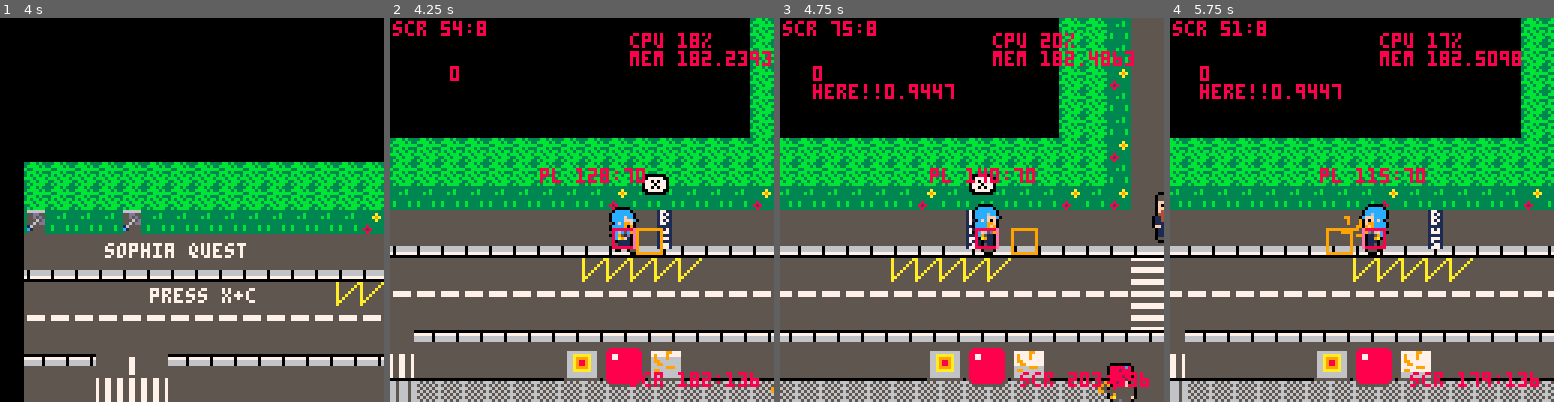
Above: before the commit, frames 1-4 (left to right).
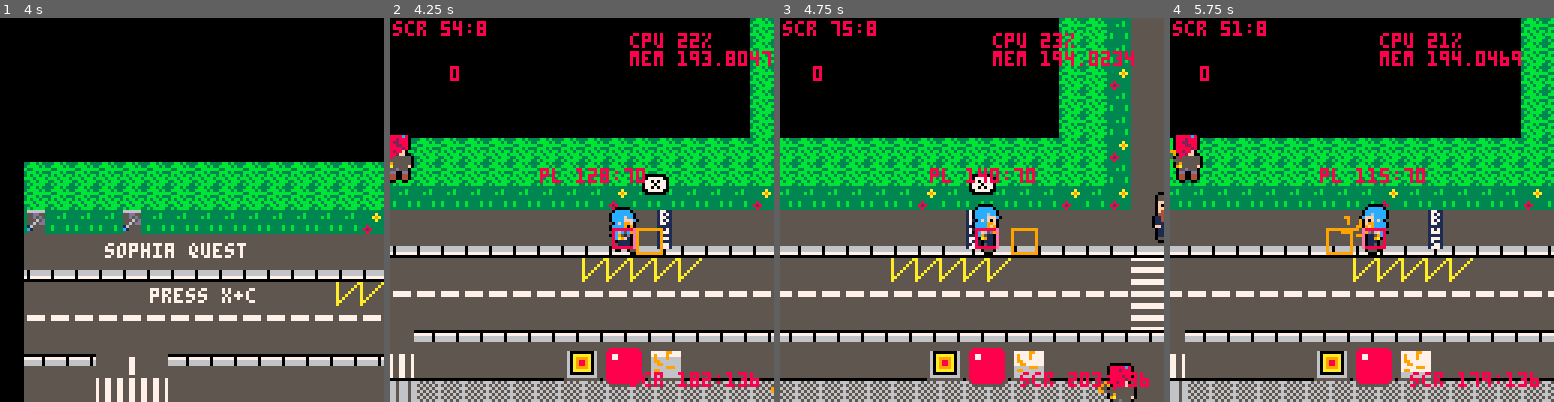
Above: after the commit, the same moments.

Repository: JasonHaenlin/pico-8-sophiaquest
Game: PICO-8 cartridge sophiaquest.p8
Two runs of this game, one before a commit and one after it. Both use one fixed random seed, a clock stepped at 60 frames per second and the inputs below.
Inputs:
- Up to frame 1 (4 s): tap X (X key) at 0.33, 1.07, 1.85, 2.97 s; tap O (Z key) at 0.7, 1.7, 2.1, 2.5, 2.9, 3.3, 3.7 s; hold Right 1.6-2.1 s; hold Up 2.15-2.42 s; hold Right 2.47-3.03 s; hold Left 3.08-3.58 s; hold Down 3.63-3.97 s
- Up to frame 2 (4.25 s): hold Right from 4.02 s (still down); tap X (X key) at 4.08 s; tap O (Z key) at 4.1 s
- Up to frame 3 (4.75 s): tap O (Z key) at 4.5 s; release Right at 4.68 s; hold Up from 4.73 s (still down)
- Up to frame 4 (5.75 s): tap O (Z key) at 4.9, 5.3, 5.7 s; release Up at 5.03 s; hold Left 5.08-5.68 s; tap X (X key) at 5.2 s; hold Down from 5.73 s (still down)

Frame 1 is identical in both runs. In frame 2, 1.0% of the frame differs, in the area x 0-99%, y 3-93%; in frame 3, 1.0%; in frame 4, 1.9%, in the area x 0-91%, y 3-93%.

Commit message:
add heal and coin

Diff:
--- a/sophiaquest.p8
+++ b/sophiaquest.p8
@@ -10,7 +10,7 @@
 immortal_object = 10000
 inf = 10000
 melee, ranged = 1, 20
-nb_of_ennemis = 2
+nb_of_ennemis = 5
 f_heal, f_item, f_door, f_inv, f_obst = 0, 1, 4, 5, 7
 l_player, l_ennemy, l_boss = 50, 10, 150
 walk, stay = "walk", "stay"
@@ -27,6 +27,18 @@
  g_dialogs = {}
  g_menus = {}
  g_ennemies_left=1
+ g_loots = {
+  {
+   obj = "heal",
+   s = 175,
+   drop_rate = 30
+  },
+  {
+   obj = "coin",
+   s = 191,
+   drop_rate = 60
+  }
+ }
 
  _update = update_menu
  init_area()
@@ -380,6 +392,20 @@
  end
 end
 
+function make_loot(x, y, item)
+ local i = make_actor({
+  -- new player char
+  entitie = newentitie(x+((rnd(2)-1)*10), y+((rnd(2)-1)*10), item.s, invisible),
+  -- add a action controller
+  control = controls_loot,
+  -- add a draw controller
+  draw = draw_item,
+  -- set the hitbox
+  box = {x1 = 0, y1 = 0, x2 = 6, y2 = 6},
+ })
+ i.obj = item.obj
+end
+
 
 function trig_btn_hud(self, dist)
  if(btnp(fire2) and dist < 7) then
@@ -424,7 +450,7 @@
     -- add a draw controller
     draw = draw_item,
     -- set the hitbox
-    box = {x1 = 0, y1 = 0, x2 = 7, y2 = 7},
+    box = {x1 = 0, y1 = 0, x2 = 6, y2 = 6},
     })
   end
  end
@@ -586,6 +612,20 @@
   {{f = fu,  flip = false },{f = fu,  flip = fuflip }},
   {{f = fd,  flip = false },{f = fd,  flip = fdflip }}
  }
+end
+
+function controls_loot(self)
+ local dist = distance(self)
+ if (dist < 8) then
+  log(2, self.obj)
+  log(3, g_p.health)
+  if(self.obj == "heal" and g_p.health < l_player) then
+   g_p.health += 10
+   if (g_p.health > l_player) g_p.health = l_player
+   sfx(2)
+   del(g_actors,self)
+  end
+ end
 end
 
 function controls_hud(self)
@@ -812,8 +852,7 @@
  if(is_limit_of_map(x1,y1) or is_limit_of_map(x2,y2)) return
 
  for b in all(g_actors) do
-  if(check_collisions(a, b, x, y) and b.tag ~= invisible) then
-   log(2, "here!!"..rnd(1))
+  if(check_collisions(a, b, x, y) and b.tag ~= invisible and b.tag ~= item) then
    return
   end
  end
@@ -1092,7 +1131,18 @@
 end
 
 function is_dead(a)
- return a.health <= 0
+ if(a.health <= 0) then
+  drop_loot(a)
+  return true
+ end
+ return false
+end
+
+function drop_loot(a)
+ local rndv = flr(rnd(100))
+ for o in all(g_loots) do
+  if(o.drop_rate <= rndv) make_loot(a.x, a.y, o)
+ end
 end
 
 function is_game_done()
@@ -1112,7 +1162,7 @@
  for a in all(g_actors) do
   for b in all(g_actors) do
    if (check_collisions(a, b)) then
-    if (a.tag == bullet and (b.tag == player or b.tab == player)) then
+    if (a.tag == bullet and (b.tag == player or b.tag == ennemy)) then
      b.health -= a.dmg
      local damaged_actor = b
      make_particles(b, 10, 5)
@@ -1220,6 +1270,7 @@
 end
 
 function draw_item(self)
+ palt(black,false)
  spr(self.s,self.x,self.y)
 end
 
@@ -1609,20 +1660,20 @@
 e511115eeee511eee511115ee11ee11eeeee11eee11ee11eeddeeddeeeeddeeeeddeeddee11ee11eeeee11eee11ee11ee00ee00eeeee00eee00ee00eeeeeeeee
 e55ee55eeee55eeee55ee55ee11ee11eeeee11eee11ee11ee44ee44eeee44eeee44ee44ee11ee11eeeee11eee11ee11ee00ee00eeeee00eee00ee00eeeeeeeee
 e55ee55eeee555eee55ee55ee55ee55eeeee555ee55ee55ee44ee44eeee444eee44ee44ee55ee55eeeee555ee55ee55ee00ee00eeeee000ee00ee00eeeeeeeee
-eeeeeeeeeeeeeeeeeeeeeeeeeeeeeeeeeeeeeeeeeeeeeeeeeeeeeeeeeeeeeeeeeeeeeeeeeeeeeeeeeeeeeeeeeeeeeeeeeeeeeeeeeeeeeeeeeeeeeeeeeeeeeeee
-eeeeeeeeeeeeeeeeeeeeeeeeeeeeeeeeeeeeeeeeeeeeeeeeeeeeeeeeeeeeeeeeeeeeeeeeeeeeeeeeeeeeeeeeeeeeeeeeeeeeeeeeeeeeeeeeeeeeeeeeeeeeeeee
-eccccccceccccceecccccccee166661eee11166ee111111ee88888c8ee8888ee8888888ee55f555eeee5555ee55ff55ee444444eee44444ee444444eeeeeeeee
-cccccccccccccccecccccccce161161eee11161ee114411e88888888ee88888e8882888ee55ff55eee55555ee5f5ff5ee444444eee44444ee444444eeeeeeeee
-cc66cc6cccccfccecccccccc1111111eee111111e111111e88228828e888288e8882888eeffffffeee55fffee5fff55ee4ffff4eee444f4ee444444eeeeeeeee
-c6fcfffcccccfffccccccccce4f4fffeee444f4ee444444e82ffff28e888fffe8888288eef0ff0feee55f0fee555555eef3ff3feee44f3fee444444eeeeeeeee
+eeeeeeeeeeeeeeeeeeeeeeeeeeeeeeeeeeeeeeeeeeeeeeeeeeeeeeeeeeeeeeeeeeeeeeeeeeeeeeeeeeeeeeeeeeeeeeeeeeeeeeeeeeeeeeeeeeeeeeeee00e00ee
+eeeeeeeeeeeeeeeeeeeeeeeeeeeeeeeeeeeeeeeeeeeeeeeeeeeeeeeeeeeeeeeeeeeeeeeeeeeeeeeeeeeeeeeeeeeeeeeeeeeeeeeeeeeeeeeeeeeeeeee0880880e
+eccccccceccccceecccccccee166661eee11166ee111111ee88888c8ee8888ee8888888ee55f555eeee5555ee55ff55ee444444eee44444ee444444e0888880e
+cccccccccccccccecccccccce161161eee11161ee114411e88888888ee88888e8882888ee55ff55eee55555ee5f5ff5ee444444eee44444ee444444ee08880ee
+cc66cc6cccccfccecccccccc1111111eee111111e111111e88228828e888288e8882888eeffffffeee55fffee5fff55ee4ffff4eee444f4ee444444eee080eee
+c6fcfffcccccfffccccccccce4f4fffeee444f4ee444444e82ffff28e888fffe8888288eef0ff0feee55f0fee555555eef3ff3feee44f3fee444444eeee0eeee
 cf0ff0fcecfcf0fecc6cccccef0ff0feee44f0fee444444e8f1ff1f8eef8f1fe8888828eeffffffeee5ffffee555555eef3ff3feeee4f3fee444444eeeeeeeee
 cf0ff0fcccccf0feccc6c6ccef0ff0feee4ff0fee444444e8f1ff1feee28f1fe88288feeef4444feee5fff4ee555555eeffffffeeeeffffee444444eeeeeeeee
-ccffffcccccccffeeccc6ccceeffffeeeeeffffeef4444fe88ffffeeee828ffee882ffeee44ff44eeeeff44ee555555eeeffffeeeeeffffeef4444feeeeeeeee
-cc1dd1ceec6ccceee6cccc6f9995599eeee999ee999999998556655eee5856ee585555551147741eeee1774e115555115558855eeee555ee55555555eeeeeeee
-6c1ddf6eccf61deee16cc6fff9599ffeeeeffdeef99999ff2556655eee5556ee55555555f417411eeee1114e11111111f557755eeee555ee55555555eeeeeeee
-e1111ffeecfff1eee116611ee9999ffeeeefffeef99999ffe5556ffeee5ffeeef55555ffe1177ffeeee111eef11111ffe5577ffeeee5ffeef55555ffeeeeeeee
-e111111eee1111eee551e71ee111111eeee999eee111111ee555dddeee555eeee555d55ee111111eeee1ffeee111711ee550000eeee555eee555555eeeeeeeee
-e55ee55ee51111eee55ee55ee11ee11ee511111ee11ee11eeddeeddee4ddddeeeddeeddee11ee11ee511111ee11ee11ee00ee00ee000000ee00ee00eeeeeeeee
+ccffffcccccccffeeccc6ccceeffffeeeeeffffeef4444fe88ffffeeee828ffee882ffeee44ff44eeeeff44ee555555eeeffffeeeeeffffeef4444feee00eeee
+cc1dd1ceec6ccceee6cccc6f9995599eeee999ee999999998556655eee5856ee585555551147741eeee1774e115555115558855eeee555ee55555555e0440eee
+6c1ddf6eccf61deee16cc6fff9599ffeeeeffdeef99999ff2556655eee5556ee55555555f417411eeee1114e11111111f557755eeee555ee55555555049490ee
+e1111ffeecfff1eee116611ee9999ffeeeefffeef99999ffe5556ffeee5ffeeef55555ffe1177ffeeee111eef11111ffe5577ffeeee5ffeef55555ff044440ee
+e111111eee1111eee551e71ee111111eeee999eee111111ee555dddeee555eeee555d55ee111111eeee1ffeee111711ee550000eeee555eee555555ee0490eee
+e55ee55ee51111eee55ee55ee11ee11ee511111ee11ee11eeddeeddee4ddddeeeddeeddee11ee11ee511111ee11ee11ee00ee00ee000000ee00ee00eee00eeee
 e55ee55ee55ee55ee55ee55ee11ee55ee55ee11ee55ee11ee44ee44ee44eed4ee44ee44ee11ee55ee55ee11ee55ee11ee00ee00ee00ee00ee00ee00eeeeeeeee
 e55eeeeeeeeeee55eeeee55ee55eeeeeeeeeee55eeeee55ee44eeeeeeeeeee44eeeee44ee55eeeeeeeeeee55eeeee55ee00eeeeeeeeeee00eeeee00eeeeeeeee
 525252525252525252525252000066666666666666666666660000000000000000007474d0d09797d0d09797e3e397970000979797d0d0979797979797009797
@@ -1658,7 +1709,7 @@
 00000000000000000000000000000000000000000000000000000000000000000000000000000000000000000000000000000000000000000000000000000000
 00000000000000000000000000000000000000000000007676760000767676001576767676767676767676767676767676767676767600157676766575767600
 __gff__
-000080008000008080808080808000008000000080000080808080808000000080008080800000808080000000000000800080808000000082a000000080800000000080808080808000000000000000008000808080008080000000000000000000000080808080800000000000000085850505000000808080808000000000
+000080008000008080808080808000008000000080000080808080808000000080008080800000808080000000000000800080808000000002a000000080800000000080808080808000000000000000008000808080008080000000000000000000000080808080800000000000000085850505000000808080808000000000
 0000008080800000000000000000000500000080808000000000000000000000000000808080000000000000000000000000008080800000000000000000000000000000000000000000000000000000000000000000000000000000000000000000000000000000000000000000000000000000000000000000000000000000
 __map__
 000000000000000000000000000000000000000000000000000000000000000000000000000000000000000000000000000000000000000000000000000000000000000000000000000000000000000000171818070808080808080808080918181900000000002525252525003e3e3e3e3e3e3e007979790079797b7b797979
